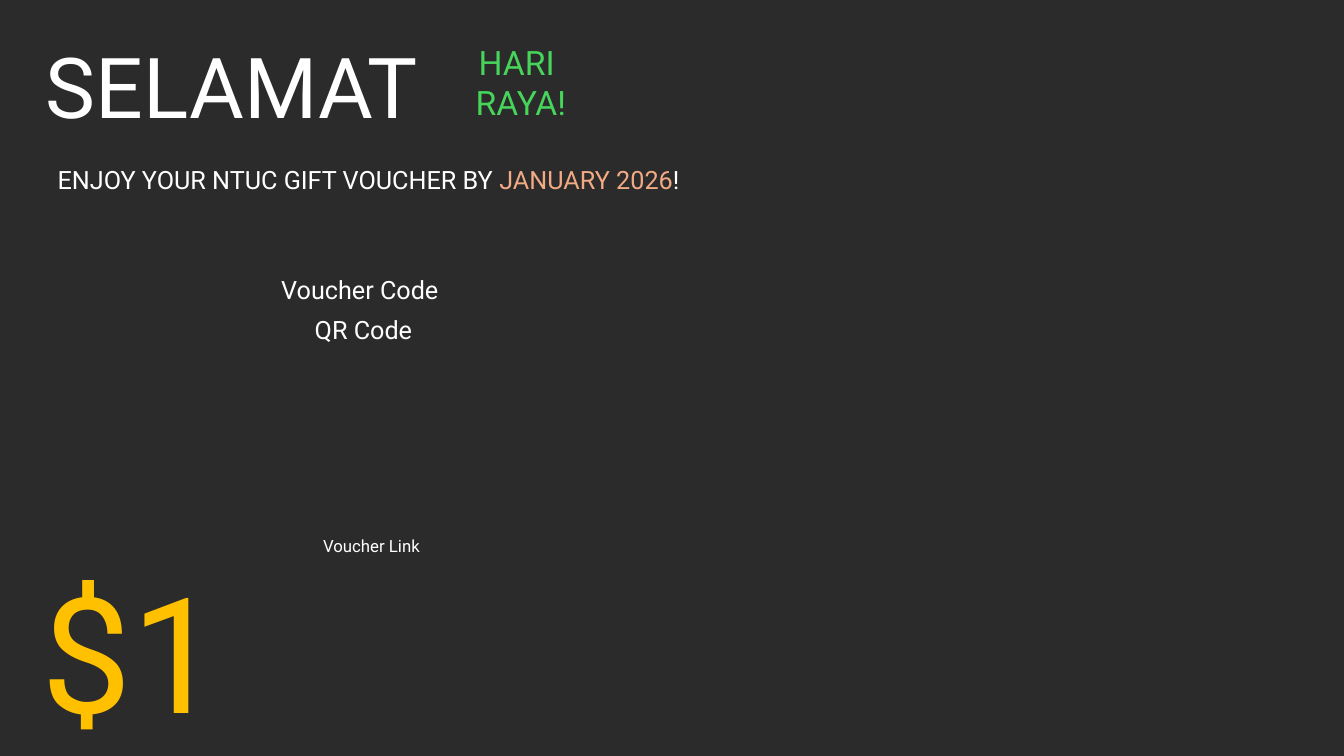
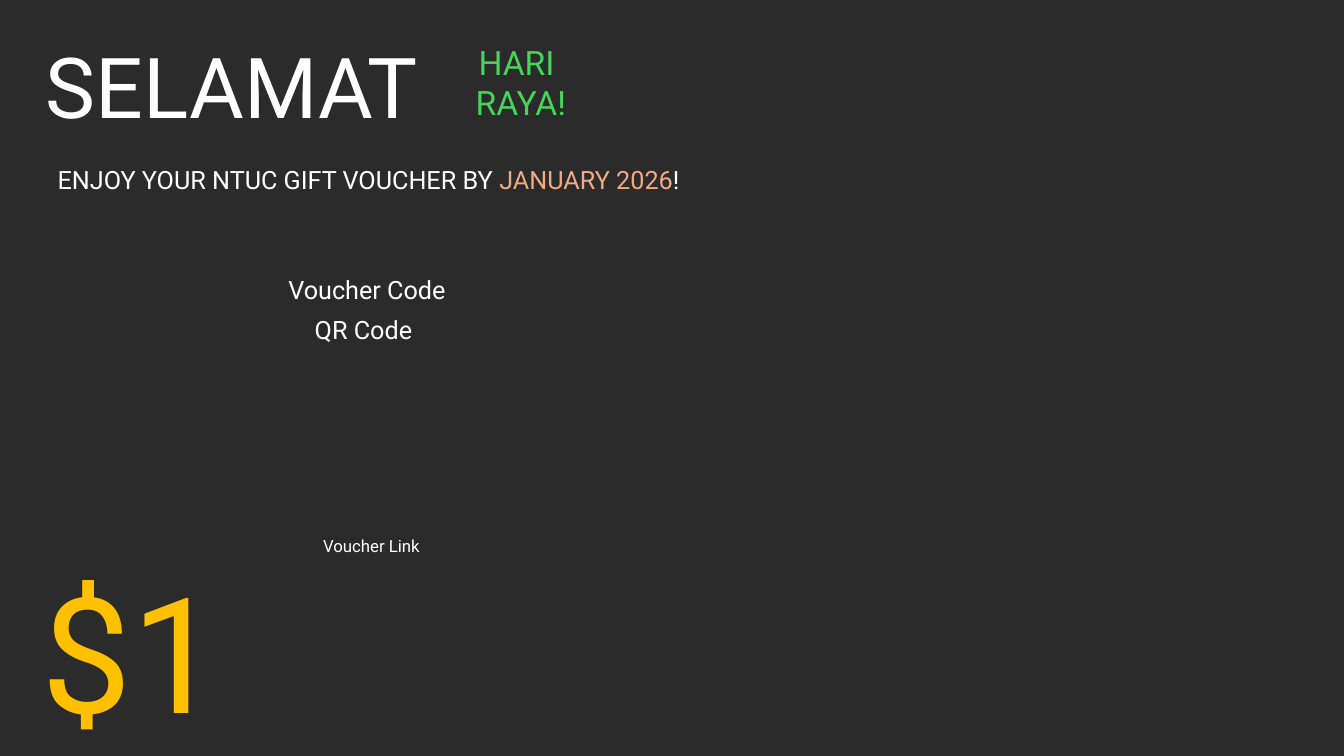
Before and after one commit to dzonimn/GiftVoucherMaker, a slide deck: slide 1 of template_hariraya.pptx. Drawn at 1344x756 pixels with LibreOffice and Linux fonts; fonts in the diff are those of the drawing; background and template pictures are left out; a plain dark background stands for a picture behind light text. Boxes give left, top, right and bottom in pixels: in the first picture for what was removed or moved away, otherwise in the second. Text is boxed around its words. In the diff, an @@ line names an element or a change of style, - is before the commit and + after.

```diff
--- a/template_hariraya.pptx
+++ b/template_hariraya.pptx
@@ text "Voucher Code" at <box>288,280,445,300</box>: alignment left to centre @@
```
Also in this commit, not shown: 4 other files.
